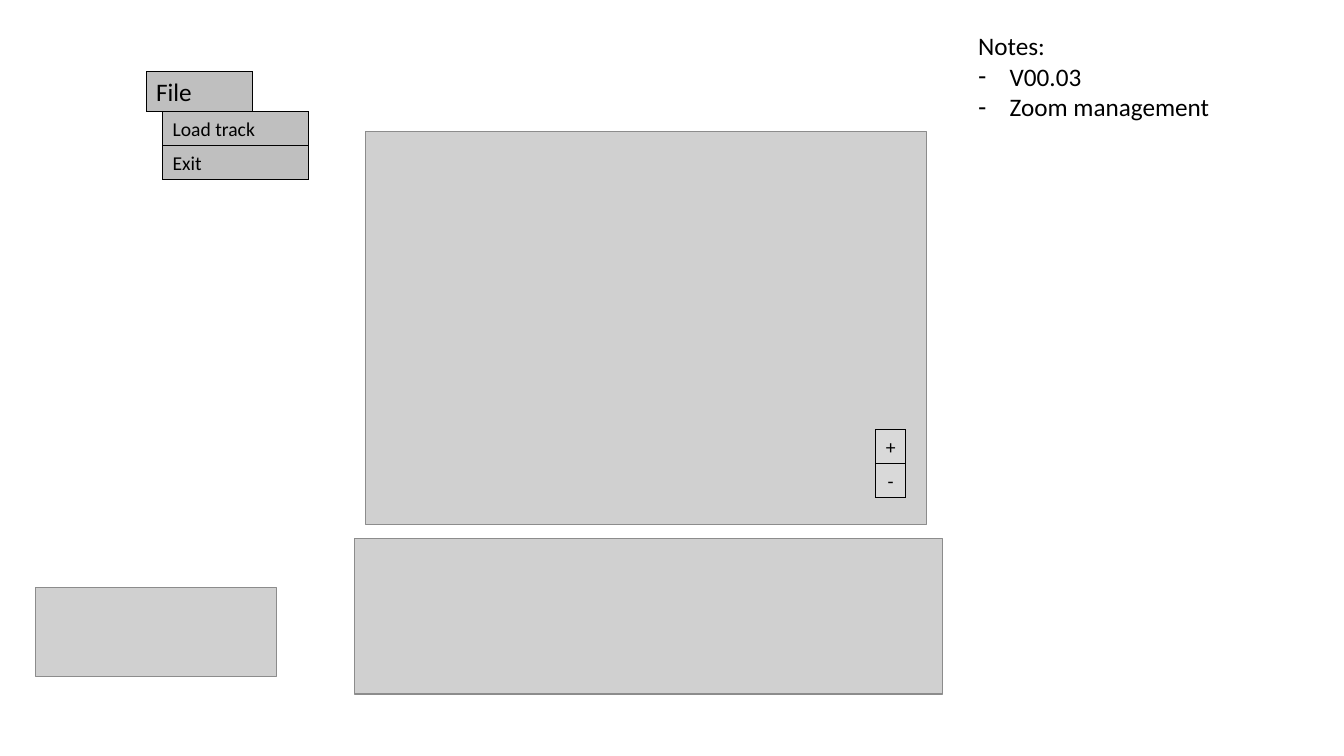
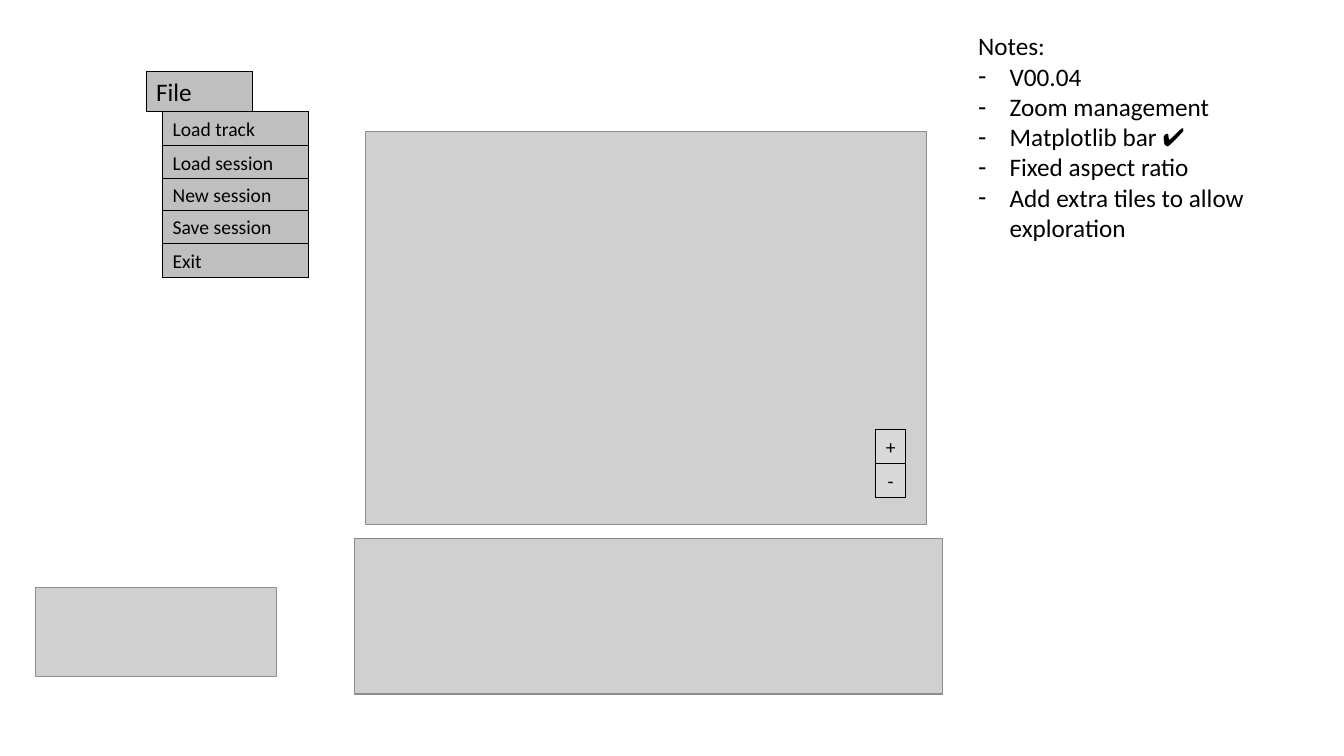
Before and after one commit to TrackEditor/TrackEditor, a slide deck: slide 5 of gui_design.pptx (slide 4 before the commit). Drawn at 1344x756 pixels with LibreOffice and Linux fonts; fonts in the diff are those of the drawing; grey boxes stand for pictures. Boxes give left, top, right and bottom in pixels: in the first picture for what was removed or moved away, otherwise in the second. Text is boxed around its words. In the diff, an @@ line names an element or a change of style, - is before the commit and + after.

Commit message:
New menu functions: save/load session

```diff
--- a/gui_design.pptx
+++ b/gui_design.pptx
@@ text at [1010,69,1082,86]: text changed @@
-– V00.03
+– V00.04
@@ rectangle added at [162,146,309,180], fill #BFBFBF, outline #000000 0.75 pt, 14 pt, text #000000 @@
+Load session
@@ text at [1010,128,1244,241]: paragraphs added @@
+– Matplotlib bar ✔
+– Fixed aspect ratio
+– Add extra tiles to allow exploration
@@ rectangle added at [162,178,309,213], fill #BFBFBF, outline #000000 0.75 pt, 14 pt, text #000000 @@
+New session
@@ rectangle added at [162,210,309,244], fill #BFBFBF, outline #000000 0.75 pt, 14 pt, text #000000 @@
+Save session
@@ rectangle "Exit": place and size @@
-rectangle "Exit" at [162,146,309,180]
+rectangle "Exit" at [162,244,309,278]
```
Also in this commit, not shown: 1 other slide changed, 7 slides added, 2 other files.
